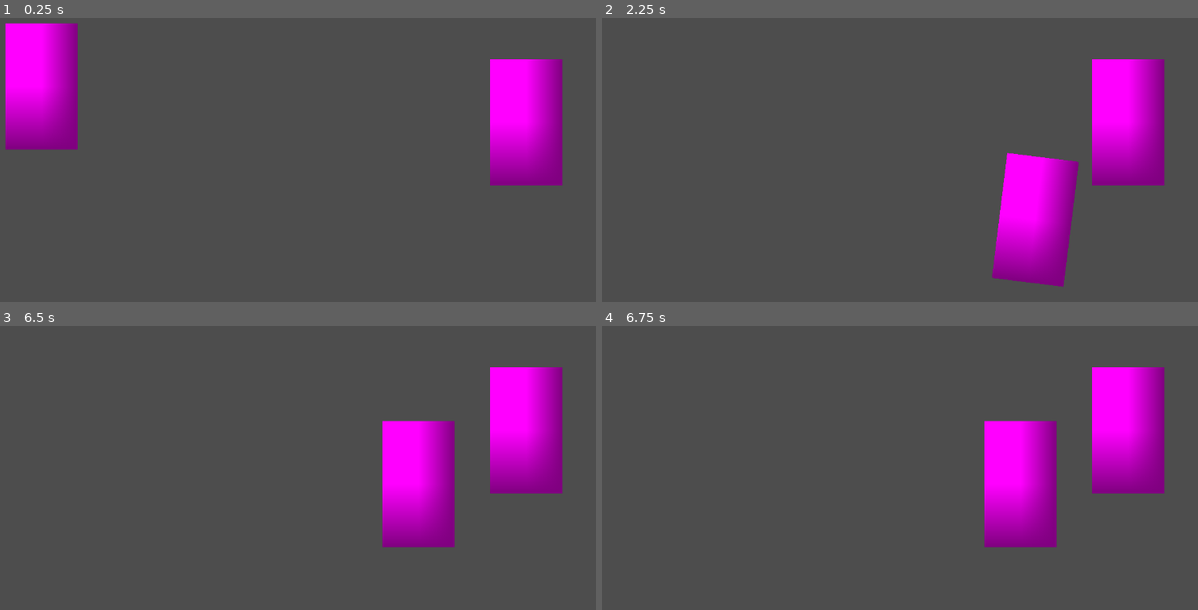
Above: before the commit, frames 1-4 (two rows, left to right).
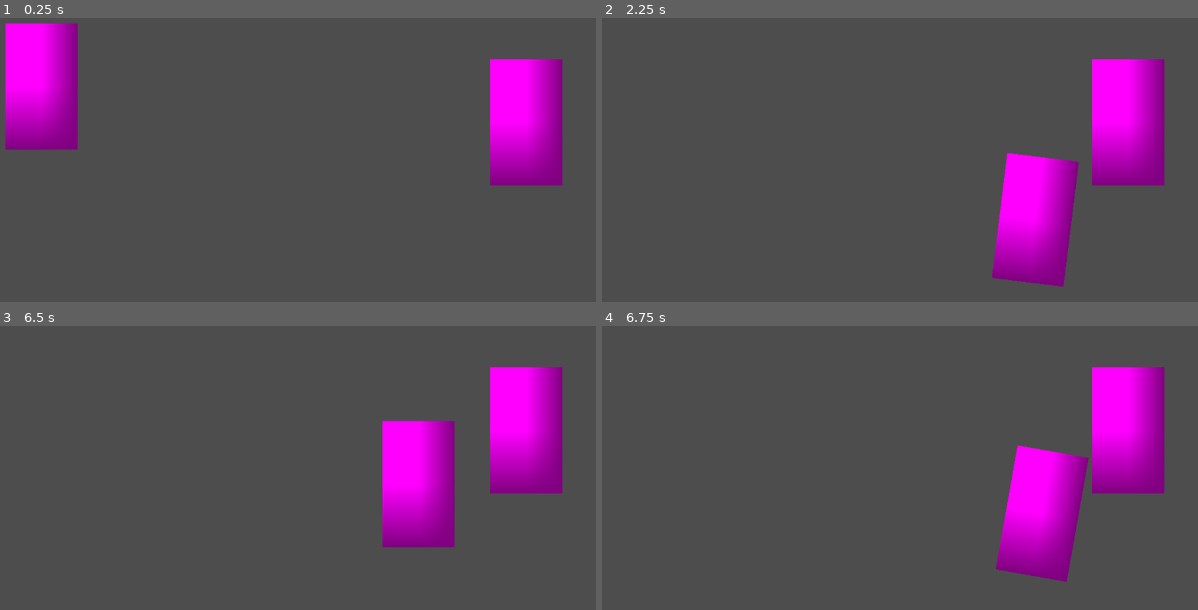
Above: after the commit, the same moments.

Repository: KT0mi/KT0mi_Card_Game_Godot
Game: Godot game, scene res://Scenes/TestScene.tscn
The game is run twice, just before and just after one commit, with the same random seed, the same clock (stepped at 60 frames per second) and the same inputs.
Inputs (mouse positions are in pixels of both pictures, inside the frame that each line leads up to):
- Up to frame 1 (0.25 s): no input
- Up to frame 2 (2.25 s): tap Enter at 0.5 s; drag from (643, 86) to (1126, 123) at 0.52 s; drag from (1126, 123) to (1019, 177) at 1.27 s; move the mouse to (1019, 177) at 2.02 s; click (1019, 177) at 2.17 s
- Up to frame 3 (6.5 s): tap Space at 2.75, 4.25, 5.75 s; drag from (262, 550) to (417, 485) at 2.77 s; tap Enter at 3.5, 5 s; move the mouse to (488, 533) at 3.52 s; click (488, 533) at 3.67 s; drag from (101, 422) to (417, 485) at 4.27 s; move the mouse to (327, 476) at 5.02 s; click (327, 476) at 5.17 s; drag from (196, 385) to (166, 485) at 5.77 s
- Up to frame 4 (6.75 s): move the mouse to (1037, 459) at 6.52 s; click (1037, 459) at 6.67 s

Frames 1-3 are identical in both runs. In frame 4, 7.6% of the frame differs, in the area x 64-82%, y 33-91%.

Commit message:
create template scripts for game logic and placeholder resources for card data

Diff:
--- /dev/null
+++ b/Scripts/Card_Data_Scripts/Ability.gd
@@ -0,0 +1 @@
+class_name Ability extends RefCounted
--- /dev/null
+++ b/Scripts/Card_Data_Scripts/CardDefinition.gd
@@ -0,0 +1,11 @@
+class_name CardDefinition extends Resource
+
+@export var id: StringName
+@export var card_name: String
+@export var card_text: String
+@export var is_special: bool = false
+@export var sets: Array[StringName] = []
+@export var art: Texture2D
+
+func get_abilities() -> Array[Ability]:
+	return []
--- /dev/null
+++ b/Scripts/Card_Data_Scripts/CardInstance.gd
@@ -0,0 +1 @@
+class_name CardInstance extends RefCounted
--- /dev/null
+++ b/Scripts/Game_Event_Scripts/CancellableEvent.gd
@@ -0,0 +1,3 @@
+class_name CancellableEvent extends GameEvent
+var cancelled: bool = false
+func cancel() -> void: cancelled = true
--- /dev/null
+++ b/Scripts/Game_Event_Scripts/Events.gd
@@ -0,0 +1 @@
+class_name Events extends RefCounted
--- /dev/null
+++ b/Scripts/Game_Event_Scripts/GameEvent.gd
@@ -0,0 +1 @@
+class_name GameEvent extends RefCounted
--- /dev/null
+++ b/Scripts/TriggerSystem.gd
@@ -0,0 +1,2 @@
+extends Node
+##Autoload
--- a/Scripts/card_holder.gd
+++ b/Scripts/card_holder.gd
@@ -10,6 +10,7 @@
 # Called when the node enters the scene tree for the first time.
 func _ready() -> void:
 	add_to_group("card_holders")
+	input_pickable = false
 
 func can_accept(_card: Card) -> bool:
 	return capacity < 0 or held_cards.size() < capacity
--- a/project.godot
+++ b/project.godot
@@ -15,6 +15,10 @@
 config/features=PackedStringArray("4.6", "Mobile")
 config/icon="res://icon.svg"
 
+[autoload]
+
+TriggerSystem="*uid://yhjby1hhpxk7"
+
 [physics]
 
 3d/physics_engine="Jolt Physics"
Not shown, added: Scripts/Card_Data_Scripts/Ability.gd.uid
Not shown, added: Scripts/Card_Data_Scripts/CardDefinition.gd.uid
Not shown, added: Scripts/Card_Data_Scripts/CardInstance.gd.uid
Not shown, added: Scripts/Game_Event_Scripts/CancellableEvent.gd.uid
Not shown, added: Scripts/Game_Event_Scripts/Events.gd.uid
Not shown, added: Scripts/Game_Event_Scripts/GameEvent.gd.uid
Not shown, added: Scripts/TriggerSystem.gd.uid
